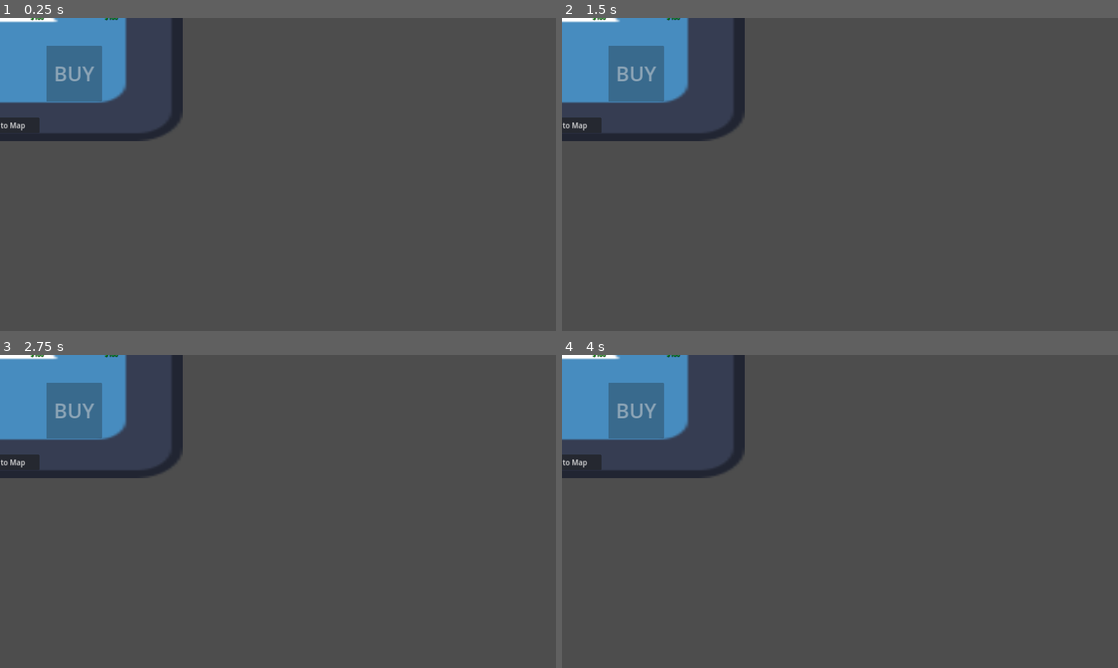
Above: before the commit, frames 1-4 (two rows, left to right).
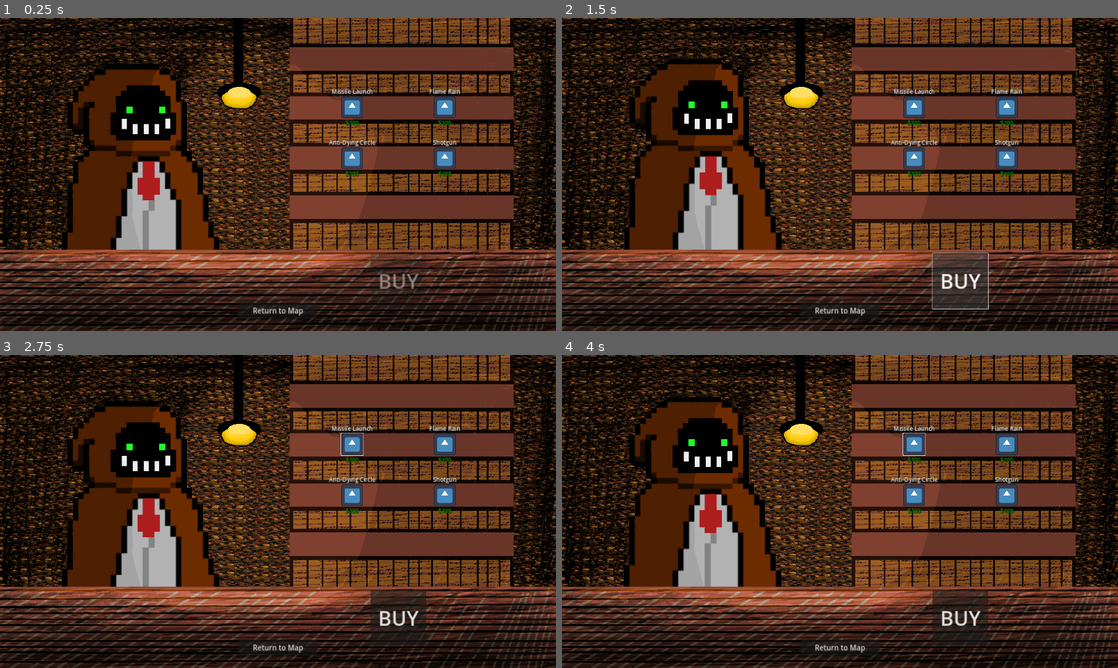
Above: after the commit, the same moments.

Repository: SammyCadian/wizards-who-hate-lizards
Game: Godot game, scene res://Scenes/UI/shop.tscn
Two runs of this game, one before a commit and one after it. Both use one fixed random seed, a clock stepped at 60 frames per second and the inputs below. This scene is started directly instead of the project's main scene. The engine's default icon, where the game draws it, is replaced by a stand-in: a white triangle on a blue panel in a dark square.
Inputs (mouse positions are in pixels of both pictures, inside the frame that each line leads up to):
- Up to frame 1 (0.25 s): no input
- Up to frame 2 (1.5 s): click (912, 108) at 0.52 s; click (962, 280) at 1.25 s, where only the run after the commit has a clickable "BUY"
- Up to frame 3 (2.75 s): click (350, 445) at 2.02 s
- Up to frame 4 (4 s): click (962, 617) at 2.75 s, where only the run after the commit has a clickable "BUY"; click (912, 445) at 3.52 s

The runs differ from the first frame. In frame 1, 99% of the frame differs, in the area x 0-100%, y 0-100%; in frame 2, 99%; in frame 3, 99%; in frame 4, 99%.

Commit message:
Shop Background and Music
- Added a background with the shopkeeper
- Added a short music theme to the shop

Diff:
--- a/Scenes/UI/map_node.tscn
+++ b/Scenes/UI/map_node.tscn
@@ -112,7 +112,7 @@
 [node name="Icon" type="AnimatedSprite2D" parent="."]
 scale = Vector2(0.6, 0.6)
 sprite_frames = SubResource("SpriteFrames_ftxom")
-animation = &"medium"
+animation = &"battle"
 
 [node name="Label" type="Label" parent="."]
 layout_mode = 1
--- a/Scenes/UI/shop.tscn
+++ b/Scenes/UI/shop.tscn
@@ -1,47 +1,139 @@
-[gd_scene load_steps=3 format=3 uid="uid://sp2tq3ngw4d0"]
+[gd_scene load_steps=13 format=3 uid="uid://sp2tq3ngw4d0"]
 
 [ext_resource type="Script" path="res://Scenes/UI/shop.gd" id="1_oa8wu"]
-[ext_resource type="Texture2D" uid="uid://1hyfmby6yd5s" path="res://icon.svg" id="1_v8tif"]
+[ext_resource type="AudioStream" uid="uid://fedxuypkt716" path="res://Music/shopTheme.wav" id="3_25rfe"]
+[ext_resource type="Texture2D" uid="uid://bypmxy42bikwf" path="res://Sprites/Shop/shopAnimation.png" id="3_epfy7"]
+
+[sub_resource type="AtlasTexture" id="AtlasTexture_2alx2"]
+atlas = ExtResource("3_epfy7")
+region = Rect2(0, 0, 1920, 1080)
+
+[sub_resource type="AtlasTexture" id="AtlasTexture_rvbb4"]
+atlas = ExtResource("3_epfy7")
+region = Rect2(1920, 0, 1920, 1080)
+
+[sub_resource type="AtlasTexture" id="AtlasTexture_ffew5"]
+atlas = ExtResource("3_epfy7")
+region = Rect2(3840, 0, 1920, 1080)
+
+[sub_resource type="AtlasTexture" id="AtlasTexture_c0t71"]
+atlas = ExtResource("3_epfy7")
+region = Rect2(5760, 0, 1920, 1080)
+
+[sub_resource type="AtlasTexture" id="AtlasTexture_hs7l1"]
+atlas = ExtResource("3_epfy7")
+region = Rect2(7680, 0, 1920, 1080)
+
+[sub_resource type="AtlasTexture" id="AtlasTexture_qn2sc"]
+atlas = ExtResource("3_epfy7")
+region = Rect2(9600, 0, 1920, 1080)
+
+[sub_resource type="AtlasTexture" id="AtlasTexture_vfsfy"]
+atlas = ExtResource("3_epfy7")
+region = Rect2(11520, 0, 1920, 1080)
+
+[sub_resource type="AtlasTexture" id="AtlasTexture_027qd"]
+atlas = ExtResource("3_epfy7")
+region = Rect2(13440, 0, 1920, 1080)
+
+[sub_resource type="SpriteFrames" id="SpriteFrames_sq0pv"]
+animations = [{
+"frames": [{
+"duration": 1.0,
+"texture": SubResource("AtlasTexture_2alx2")
+}, {
+"duration": 1.0,
+"texture": SubResource("AtlasTexture_rvbb4")
+}, {
+"duration": 1.0,
+"texture": SubResource("AtlasTexture_ffew5")
+}, {
+"duration": 1.0,
+"texture": SubResource("AtlasTexture_c0t71")
+}, {
+"duration": 1.0,
+"texture": SubResource("AtlasTexture_hs7l1")
+}, {
+"duration": 1.0,
+"texture": SubResource("AtlasTexture_qn2sc")
+}, {
+"duration": 1.0,
+"texture": SubResource("AtlasTexture_vfsfy")
+}, {
+"duration": 1.0,
+"texture": SubResource("AtlasTexture_027qd")
+}, {
+"duration": 1.0,
+"texture": SubResource("AtlasTexture_vfsfy")
+}, {
+"duration": 1.0,
+"texture": SubResource("AtlasTexture_qn2sc")
+}, {
+"duration": 1.0,
+"texture": SubResource("AtlasTexture_hs7l1")
+}, {
+"duration": 1.0,
+"texture": SubResource("AtlasTexture_c0t71")
+}, {
+"duration": 1.0,
+"texture": SubResource("AtlasTexture_ffew5")
+}, {
+"duration": 1.0,
+"texture": SubResource("AtlasTexture_rvbb4")
+}],
+"loop": true,
+"name": &"default",
+"speed": 5.0
+}]
 
 [node name="Shop" type="Control"]
 layout_mode = 3
 anchors_preset = 0
 script = ExtResource("1_oa8wu")
 
-[node name="Background" type="Sprite2D" parent="."]
-scale = Vector2(9.875, 6.625)
-texture = ExtResource("1_v8tif")
+[node name="ShopKeeper" type="AnimatedSprite2D" parent="."]
+sprite_frames = SubResource("SpriteFrames_sq0pv")
+autoplay = "default"
+frame = 7
+frame_progress = 0.134962
+
+[node name="Music" type="AudioStreamPlayer2D" parent="."]
+stream = ExtResource("3_25rfe")
+volume_db = 2.0
+autoplay = true
 
 [node name="item1" type="Marker2D" parent="."]
-position = Vector2(128, -224)
+position = Vector2(256, -232)
 
 [node name="item2" type="Marker2D" parent="."]
-position = Vector2(384, -224)
+position = Vector2(576, -232)
 
 [node name="item3" type="Marker2D" parent="."]
-position = Vector2(128, -56)
+position = Vector2(256, -56)
 
 [node name="item4" type="Marker2D" parent="."]
-position = Vector2(384, -56)
+position = Vector2(576, -56)
 
 [node name="MapButton" type="Button" parent="."]
 layout_mode = 0
 offset_left = -136.0
-offset_top = 344.0
+offset_top = 443.0
 offset_right = 136.0
-offset_bottom = 397.0
+offset_bottom = 496.0
 theme_override_font_sizes/font_size = 25
 text = "Return to Map"
 
 [node name="BuyButton" type="Button" parent="."]
 layout_mode = 0
-offset_left = 160.0
-offset_top = 96.0
-offset_right = 352.0
-offset_bottom = 288.0
+offset_left = 320.0
+offset_top = 272.0
+offset_right = 512.0
+offset_bottom = 464.0
 theme_override_font_sizes/font_size = 70
 disabled = true
 text = "BUY"
 
+[node name="Camera2D" type="Camera2D" parent="."]
+
 [connection signal="pressed" from="MapButton" to="." method="_on_map_button_pressed"]
 [connection signal="pressed" from="BuyButton" to="." method="_on_buy_button_pressed"]
Not shown, added: Music/shopTheme.wav.import
Binary file added: Sprites/Shop/shopAnimation.png
Not shown, added: Sprites/Shop/shopAnimation.png.import
Not shown, added: Music/shopTheme.wav
